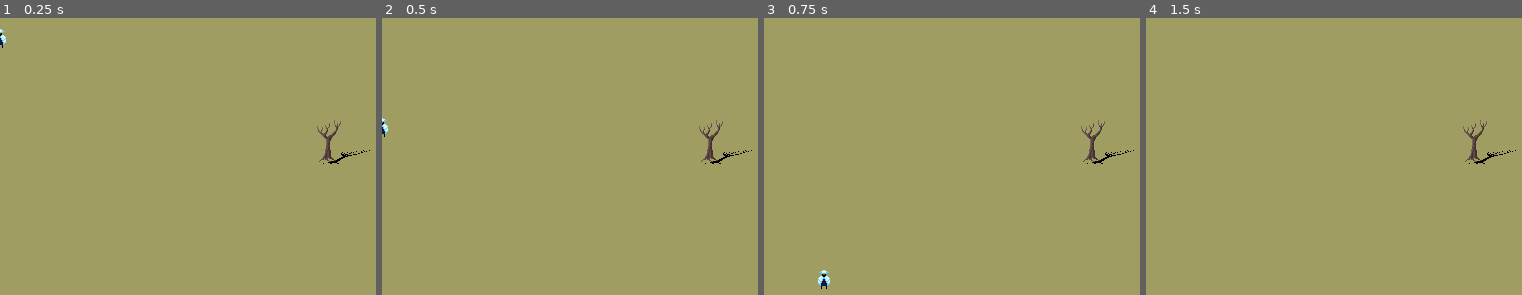
Above: before the commit, frames 1-4 (left to right).
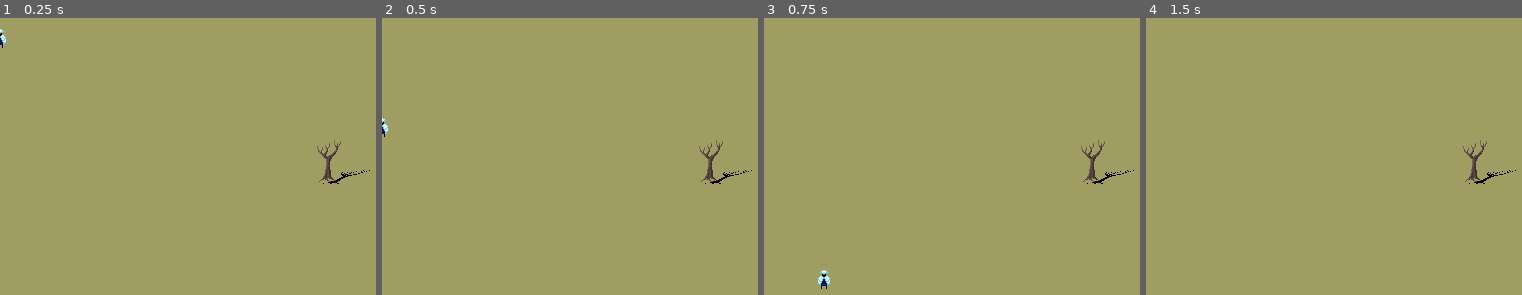
Above: after the commit, the same moments.

Repository: ObliteratedEntertainment/PixelGameJam2024
Game: Godot game, scene res://main.tscn
The game is run twice, just before and just after one commit, with the same random seed, the same clock (stepped at 60 frames per second) and the same inputs.
Inputs:
- Up to frame 1 (0.25 s): no input
- Up to frame 2 (0.5 s): no input
- Up to frame 3 (0.75 s): tap Enter (ui_accept) at 0.5 s; hold Right (ui_right) from 0.53 s (still down)
- Up to frame 4 (1.5 s): keep holding Right (ui_right); tap Enter (ui_accept) at 0.77, 1.25 s

The runs differ from the first frame. In frame 1, 0.5% of the frame differs, in the area x 84-99%, y 36-60%; in frame 2, 0.5%; in frame 3, 0.5%; in frame 4, 0.5%.

Commit message:
Adjust what's attached where

Diff:
--- a/world.tscn
+++ b/world.tscn
@@ -1,16 +1,8 @@
-[gd_scene load_steps=5 format=3 uid="uid://dic8xj22l5wul"]
+[gd_scene load_steps=4 format=3 uid="uid://dic8xj22l5wul"]
 
 [ext_resource type="PackedScene" uid="uid://dgvotwqi8xwg" path="res://player.tscn" id="1_e1qv5"]
 [ext_resource type="Texture2D" uid="uid://dbqa5ejaeyfoy" path="res://sprites/plants/deadtree.png" id="2_f0oq7"]
-[ext_resource type="Shader" path="res://shadow.gdshader" id="2_ijagd"]
-
-[sub_resource type="ShaderMaterial" id="ShaderMaterial_kyma6"]
-shader = ExtResource("2_ijagd")
-shader_parameter/deform = Vector2(2, 2)
-shader_parameter/offset = Vector2(0, 0)
-shader_parameter/modulate = null
-shader_parameter/x_buffer = 2.0
-shader_parameter/y_buffer = 2.0
+[ext_resource type="Material" uid="uid://cle6tda0v4ocr" path="res://shadow.tres" id="2_vwrsy"]
 
 [node name="World" type="Node2D"]
 
@@ -29,5 +21,6 @@
 position = Vector2(329, 123)
 
 [node name="Sprite2D" type="Sprite2D" parent="DeadTree"]
-material = SubResource("ShaderMaterial_kyma6")
+material = ExtResource("2_vwrsy")
+position = Vector2(0, 20)
 texture = ExtResource("2_f0oq7")
